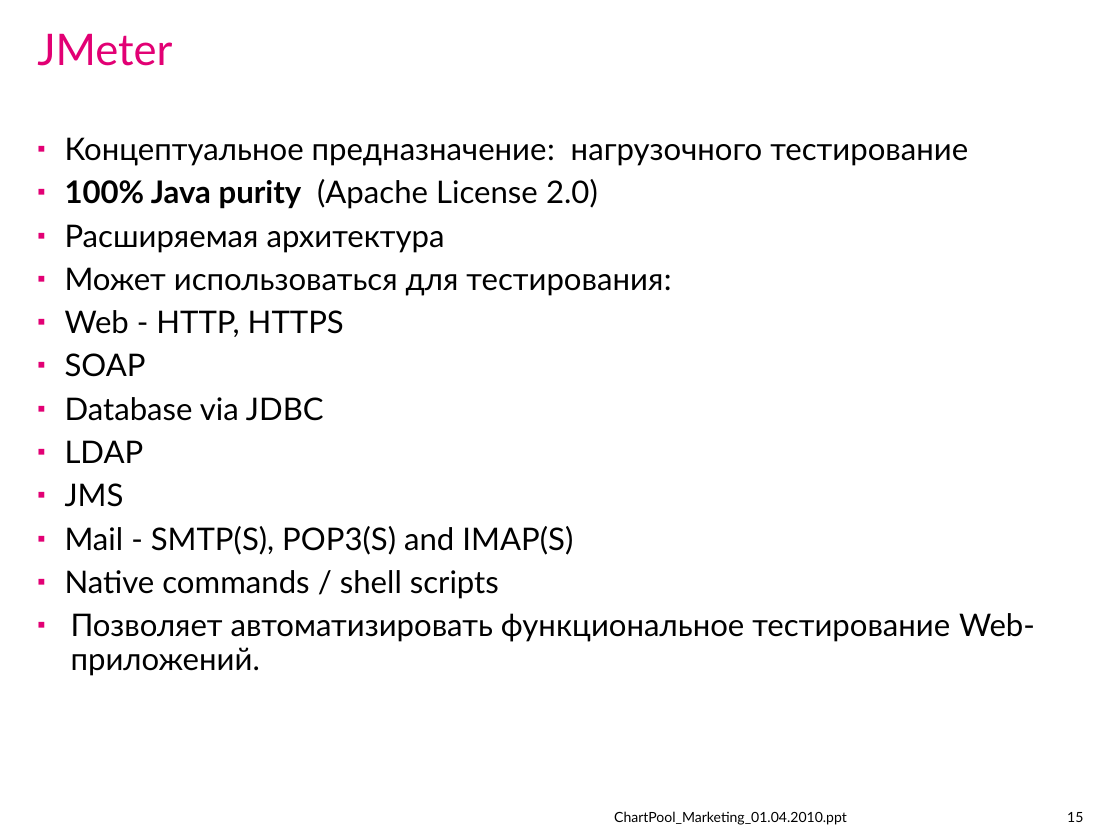
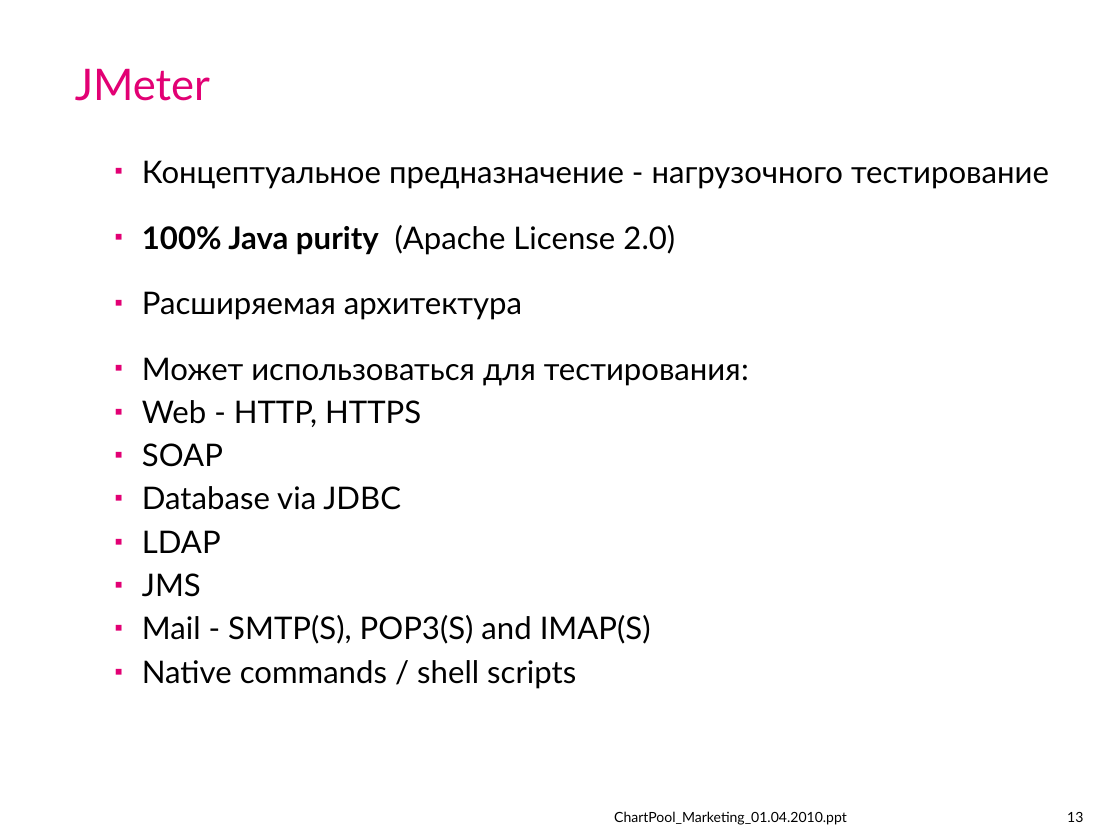
Before and after one commit to IvanCS/JMeterAvtoTestingDemo, a slide deck: slide 13 of documents/presentation.ppt (slide 15 before the commit). Drawn at 1120x840 pixels with LibreOffice and Linux fonts; fonts in the diff are those of the drawing; background and template pictures are left out. Boxes give left, top, right and bottom in pixels: in the first picture for what was removed or moved away, otherwise in the second. Text is boxed around its words. In the diff, an @@ line names an element or a change of style, - is before the commit and + after.

Commit message:
ppt

```diff
--- a/documents/presentation.ppt
+++ b/documents/presentation.ppt
@@ title "JMeter": place and size @@
-title "JMeter" at <box>37,33,172,66</box>
+title "JMeter" at <box>75,68,210,101</box>
@@ text "Концептуальное предназначение - нагрузочного тестирование": place and size @@
-text "Концептуальное предназначение - нагрузочного тестирование" at <box>65,137,1035,676</box>
+text "Концептуальное предназначение - нагрузочного тестирование" at <box>142,160,1049,688</box>
@@ text at <box>142,160,1049,189</box>: text changed @@
-▪ Концептуальное предназначение: нагрузочного тестирование
+▪ Концептуальное предназначение - нагрузочного тестирование
@@ text at <box>142,225,749,386</box>: line spacing 0.9 to 1.5 @@
@@ text at <box>71,613,1035,676</box>: paragraph removed @@
-  ▪ Позволяет автоматизировать функциональное тестирование Web- приложений.
@@ page number at <box>1067,812,1083,822</box>: text changed @@
-15
+13
```
Also in this commit, not shown: 20 other slides changed, 1 slide added, 5 slides removed, 10 other files.
